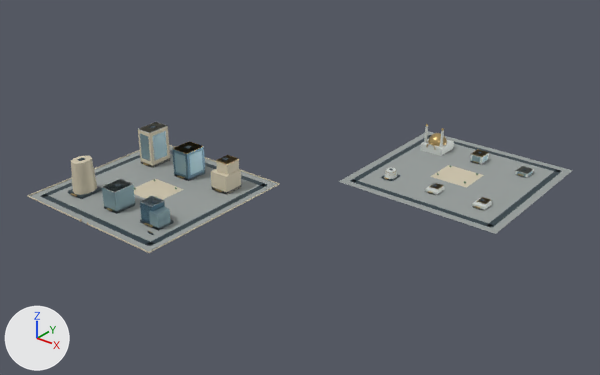
An edit to the glTF model web/public/assets/3d/ampliworld/GC-CITY-2030/GC-TILE-14-27.glb, drawn before and after from the same camera.
Both versions are drawn from a 50 mm lens placed at (4904.0, -13159.0, 702.0), pointed at (3998.0, -12026.0, 0.0). Lighting does not change. The marker at lower left points along +X, +Y and +Z. The older version comes first. Where no turn or scale is listed for an object, it has been applied to the vertices. Vertices at exactly the same position are counted once.

Objects in the first picture: 'GC-TILE-14-27-blue', 'GC-TILE-14-27-dark', 'GC-TILE-14-27-glass', 'GC-TILE-14-27-gold', 'GC-TILE-14-27-ivory', 'GC-TILE-14-27-paving', 'GC-TILE-14-27-white'.
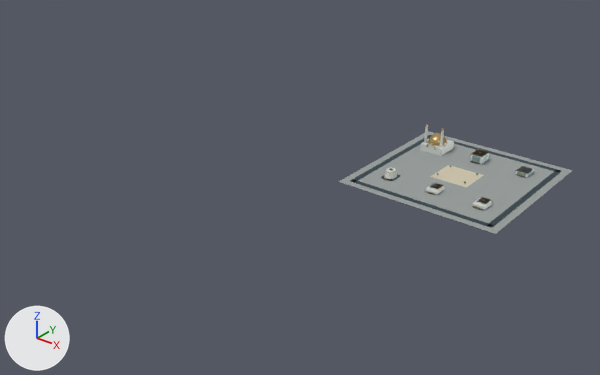
Patch to the scene script:
```diff
--- a/web/public/assets/3d/ampliworld/GC-CITY-2030/GC-TILE-14-27.glb.py
+++ b/web/public/assets/3d/ampliworld/GC-CITY-2030/GC-TILE-14-27.glb.py
@@ me_mesh_0 @@
 # used by ob_gc_tile_14_27_paving; location = (0.0, 0.0, 0.0)
-me_mesh_0.from_pydata(...)  # 16 vertices, 24 faces; spans x 3621.0..4379.0, y -12379.0..-11621.0, z 0.0
+me_mesh_0.from_pydata(...)  # 8 vertices, 12 faces; spans x 4041.0..4379.0, y -11959.0..-11621.0, z 0.0
+# me_mesh_0 part 1: the loose piece of 8 vertices spanning x 3621.0..3959.0, y -12379.0..-12041.0, z 0.0 is deleted
 me_mesh_0.materials.append(mat_paving)
@@ me_mesh_1 @@
 # used by ob_gc_tile_14_27_dark; location = (0.0, 0.0, 0.0)
-me_mesh_1.from_pydata(...)  # 248 vertices, 372 faces; spans x 3636.0..4364.0, y -12364.0..-11636.0, z 0.0..78.0
+me_mesh_1.from_pydata(...)  # 112 vertices, 168 faces; spans x 4056.0..4364.0, y -11944.0..-11636.0, z 0.0..20.0
+# me_mesh_1 part 2: 17 loose pieces with 136 vertices, spanning x 3636.0..3944.0, y -12364.0..-12056.0, z 0.0..78.0, are deleted
 me_mesh_1.materials.append(mat_dark)
@@ me_mesh_2 @@
 # used by ob_gc_tile_14_27_ivory; location = (0.0, 0.0, 0.0)
-me_mesh_2.from_pydata(...)  # 102 vertices, 160 faces; spans x 3620.0..4250.0, y -12380.0..-11754.0, z 0.0..77.0
+me_mesh_2.from_pydata(...)  # 8 vertices, 12 faces; spans x 4170.0..4250.0, y -11826.0..-11754.0, z 0.0
+# me_mesh_2 part 3: 10 loose pieces with 94 vertices, spanning x 3620.0..3960.0, y -12380.0..-12040.0, z 0.0..77.0, are deleted
 me_mesh_2.materials.append(mat_ivory)
@@ me_mesh_5 @@
 # used by ob_gc_tile_14_27_white; location = (0.0, 0.0, 0.0)
-me_mesh_5.from_pydata(...)  # 146 vertices, 236 faces; spans x 3672.0..4323.0, y -12321.0..-11672.0, z 0.0..77.0
+me_mesh_5.from_pydata(...)  # 122 vertices, 200 faces; spans x 4085.0..4323.0, y -11892.0..-11672.0, z 0.0..54.0
+# me_mesh_5 part 4: the loose piece of 8 vertices spanning x 3672.0..3708.0, y -12143.0..-12093.0, z 76.0..77.0 is deleted
+# me_mesh_5 part 5: the loose piece of 8 vertices spanning x 3866.0..3898.0, y -12313.0..-12283.0, z 41.0 is deleted
+# me_mesh_5 part 6: the loose piece of 8 vertices spanning x 3772.0..3808.0, y -12321.0..-12275.0, z 43.0..44.0 is deleted
 me_mesh_5.materials.append(mat_white)
@@ me_mesh_6 @@
 # used by ob_gc_tile_14_27_gold; location = (0.0, 0.0, 0.0)
-me_mesh_6.from_pydata(...)  # 517 vertices, 868 faces; spans x 3673.0..4322.0, y -12380.0..-11678.0, z 0.0..61.0
+me_mesh_6.from_pydata(...)  # 291 vertices, 508 faces; spans x 4088.0..4322.0, y -11896.0..-11678.0, z 4.0..61.0
+# me_mesh_6 part 7: 23 loose pieces with 226 vertices, spanning x 3673.0..3919.0, y -12380.0..-12094.0, z 0.0..61.0, are deleted
 me_mesh_6.materials.append(mat_gold)
@@ me_mesh_7 @@
 # used by ob_gc_tile_14_27_glass; location = (0.0, 0.0, 0.0)
-me_mesh_7.from_pydata(...)  # 176 vertices, 264 faces; spans x 3672.0..4323.0, y -12320.0..-11683.0, z 0.0..68.0
+me_mesh_7.from_pydata(...)  # 64 vertices, 96 faces; spans x 4197.0..4323.0, y -11713.0..-11683.0, z 2.0..16.0
+# me_mesh_7 part 8: 14 loose pieces with 112 vertices, spanning x 3672.0..3914.0, y -12320.0..-12093.0, z 0.0..68.0, are deleted
 me_mesh_7.materials.append(mat_glass)
@@ ob_gc_tile_14_27_blue @@
-ob_gc_tile_14_27_blue = bpy.data.objects.new('GC-TILE-14-27-blue', me_mesh_8)
-ob_gc_tile_14_27_blue.location = (0.0, 0.0, 0.0)
```

Pixel boxes (x1, y1, x2, y2) of what changed, in the pictures (600 x 375 px):
'GC-TILE-14-27-paving', reshaped (57% narrower, 14% shorter)
    before: (30, 131, 573, 251)
    after: (339, 131, 573, 234)
'GC-TILE-14-27-ivory', reshaped (88% narrower, 82% shorter)
    before: (27, 122, 484, 253)
    after: (431, 165, 484, 188)
'GC-TILE-14-27-dark', reshaped (59% narrower, 23% shorter)
    before: (40, 126, 562, 246)
    after: (350, 135, 562, 227)
'GC-TILE-14-27-glass', reshaped (86% narrower, 76% shorter)
    before: (102, 131, 533, 230)
    after: (472, 154, 533, 177)
'GC-TILE-14-27-white', reshaped (65% narrower)
    before: (102, 122, 534, 211)
    after: (384, 126, 534, 211)
'GC-TILE-14-27-blue', deleted
    before: (140, 141, 205, 223)
'GC-TILE-14-27-gold', reshaped (69% narrower, 23% shorter)
    before: (71, 124, 523, 233)
    after: (384, 124, 523, 208)
part 1 of me_mesh_0, deleted
    before: (30, 146, 277, 251)
part 2 of me_mesh_1, deleted
    before: (40, 126, 268, 246)
part 3 of me_mesh_2, deleted
    before: (27, 122, 280, 253)
part 4 of me_mesh_5, deleted
    before: (138, 122, 167, 133)
part 5 of me_mesh_5, deleted
    before: (140, 196, 164, 207)
part 6 of me_mesh_5, deleted
    before: (102, 179, 133, 193)
part 7 of me_mesh_6, deleted
    before: (71, 142, 239, 233)
part 8 of me_mesh_7, deleted
    before: (102, 131, 203, 230)
